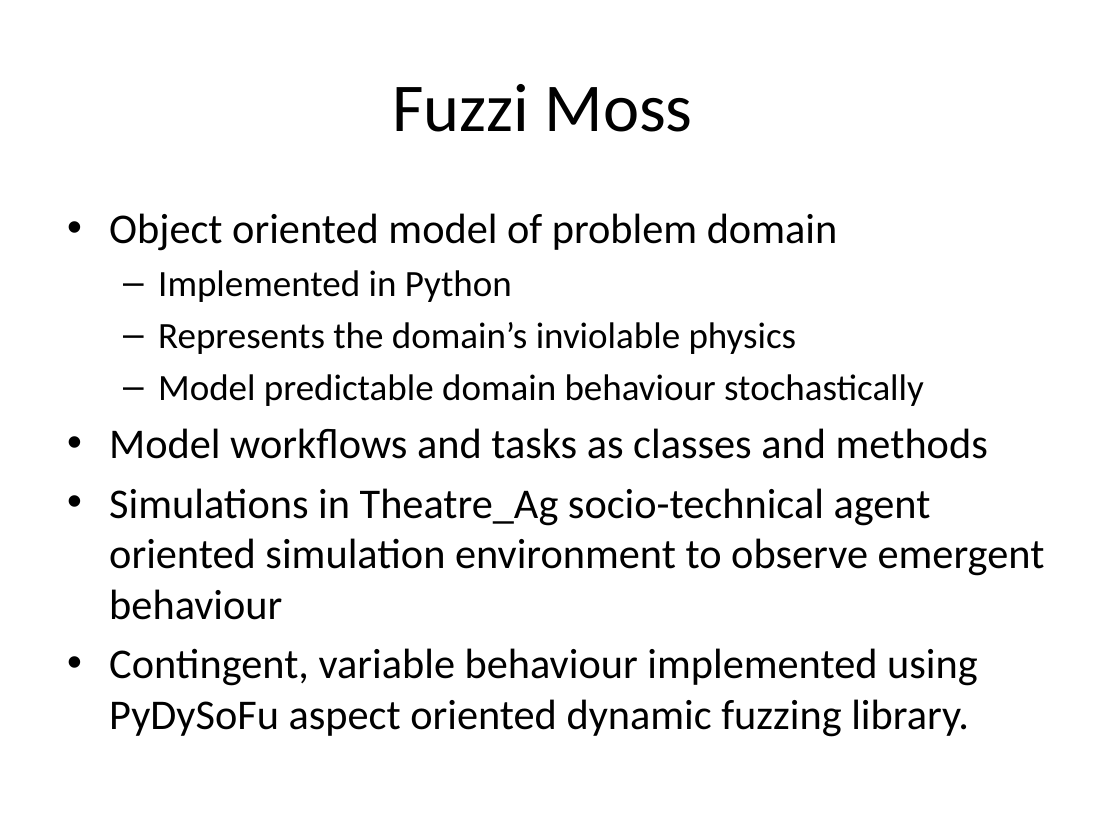
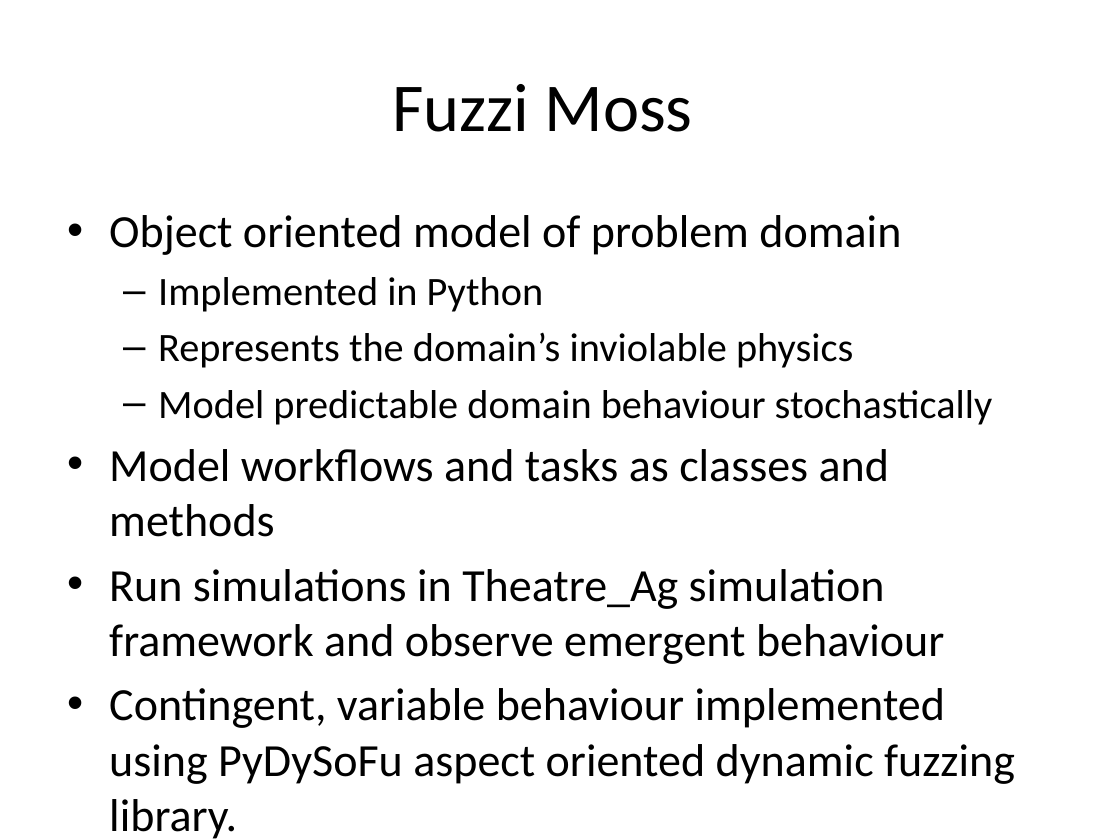
Before and after one commit to probablytom/fuzzi-moss-paper, a slide deck: slide 10 of Presentation.pptx. Drawn at 1120x840 pixels with LibreOffice and Linux fonts; fonts in the diff are those of the drawing. Boxes give left, top, right and bottom in pixels: in the first picture for what was removed or moved away, otherwise in the second. Text is boxed around its words. In the diff, an @@ line names an element or a change of style, - is before the commit and + after.

```diff
--- a/Presentation.pptx
+++ b/Presentation.pptx
@@ text at [109,215,1015,839]: size 27.2 to 29.6 pt in "Object oriented model of problem domain", "Model workflows and tasks as classes and ...", "Contingent, variable behaviour implemented using PyDySoFu as ..."; size 23.8 to 25.9 pt in "Implemented in Python", "Represents the domain’s inviolable physics", "Model predictable domain behaviour stochastically" @@
@@ text at [109,569,944,664]: text changed; size 27.2 to 29.6 pt @@
-• Simulations in Theatre_Ag socio-technical agent oriented simulation environment to observe emergent behaviour
+• Run simulations in Theatre_Ag simulation framework and observe emergent behaviour
```
Also in this commit, not shown: 5 other slides changed, 1 other file.
